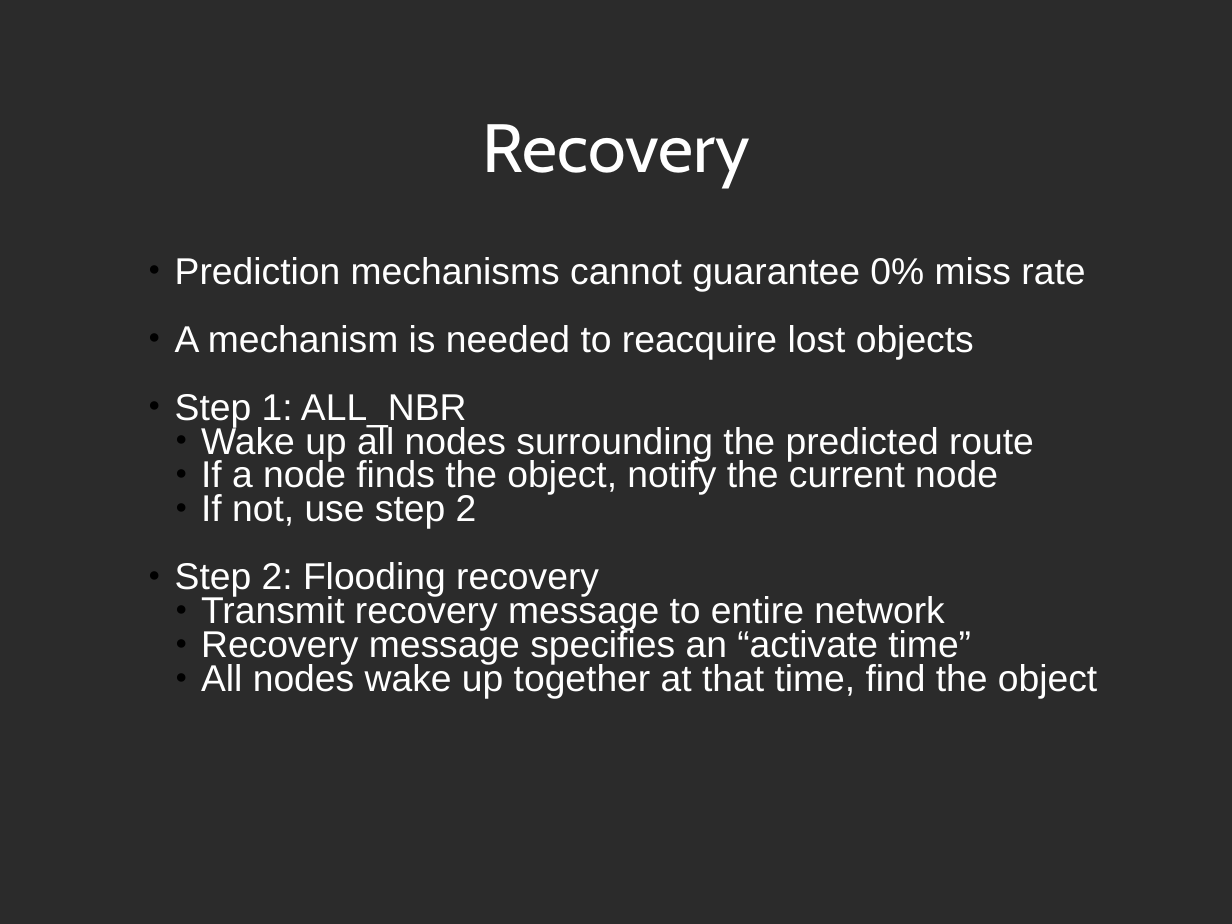
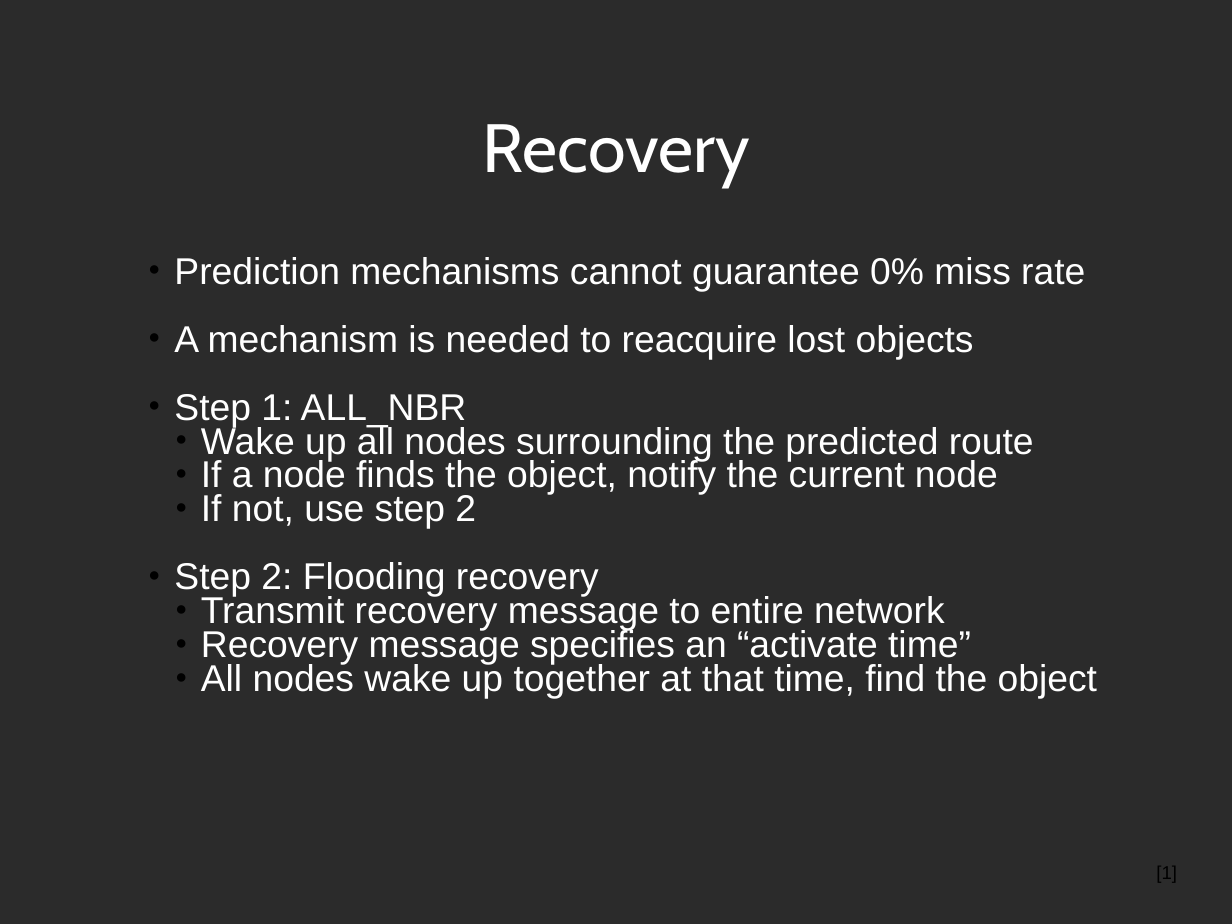
Before and after one commit to LuisEduardoER/baffleship, a slide deck: slide 14 of 370project.ppt. Drawn at 1232x924 pixels with LibreOffice and Linux fonts; fonts in the diff are those of the drawing; background and template pictures are left out; a plain dark background stands for a picture behind light text. Boxes give left, top, right and bottom in pixels: in the first picture for what was removed or moved away, otherwise in the second. Text is boxed around its words. In the diff, an @@ line names an element or a change of style, - is before the commit and + after.

```diff
--- a/370project.ppt
+++ b/370project.ppt
@@ text added at <box>1156,866,1177,882</box>, 12 pt, text #000000 @@
+[1]
```
Also in this commit, not shown: 10 other slides changed, 1 slide added.
